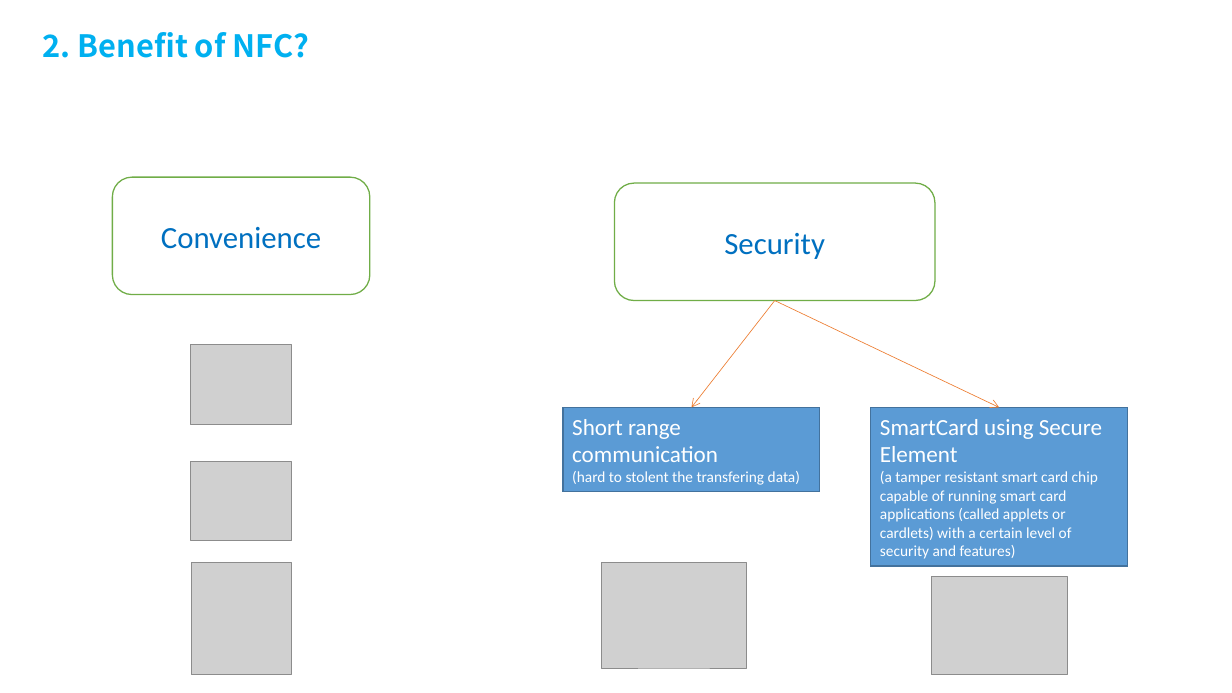
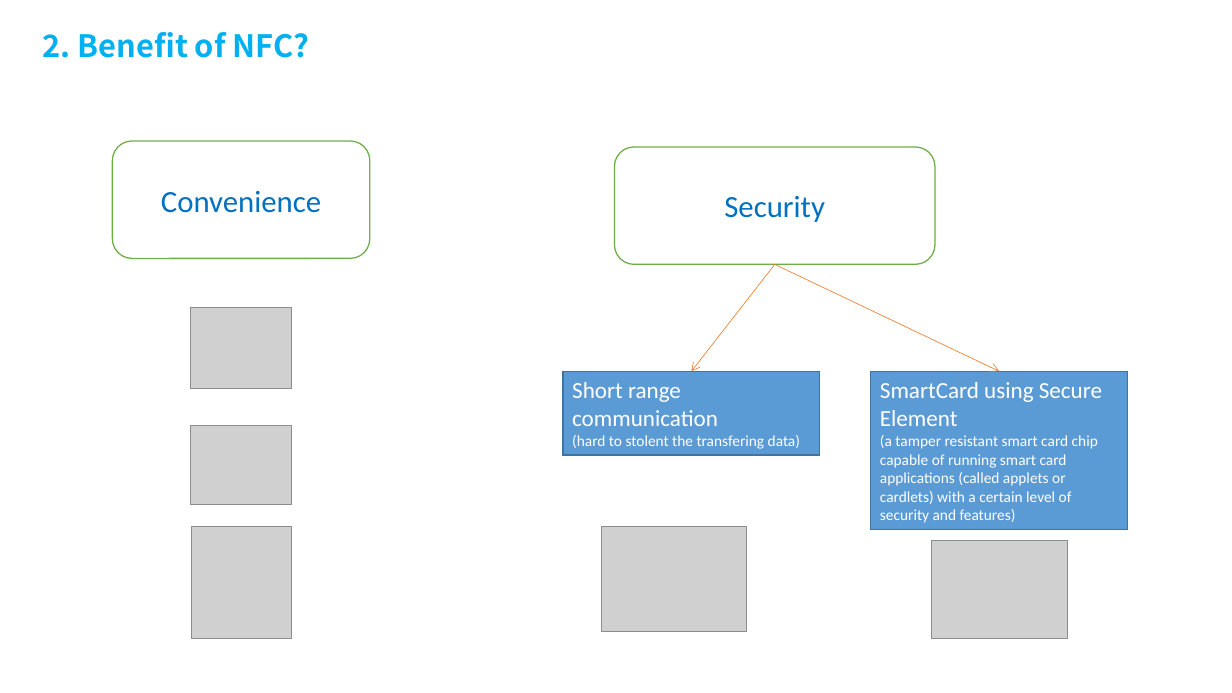
Before and after one commit to Tan2NT/nfc_workshop, a slide deck: slide 5 of NFC Technology workshop.pptx. Drawn at 1232x693 pixels with LibreOffice and Linux fonts; fonts in the diff are those of the drawing; grey boxes stand for pictures; background and template pictures are left out. Boxes give left, top, right and bottom in pixels: in the first picture for what was removed or moved away, otherwise in the second. Text is boxed around its words. In the diff, an @@ line names an element or a change of style, - is before the commit and + after.

```diff
--- a/NFC Technology workshop.pptx
+++ b/NFC Technology workshop.pptx
@@ 5 pictures, 2 rounded rectangles, 2 rectangles, 2 arrows: place and size @@
-5 pictures, 2 rounded rectangles, 2 rectangles, 2 arrows at box(113, 177, 1128, 675)
+5 pictures, 2 rounded rectangles, 2 rectangles, 2 arrows at box(113, 141, 1128, 639)
```
Also in this commit, not shown: 3 other slides changed, 2 slides added, 1 other file.
